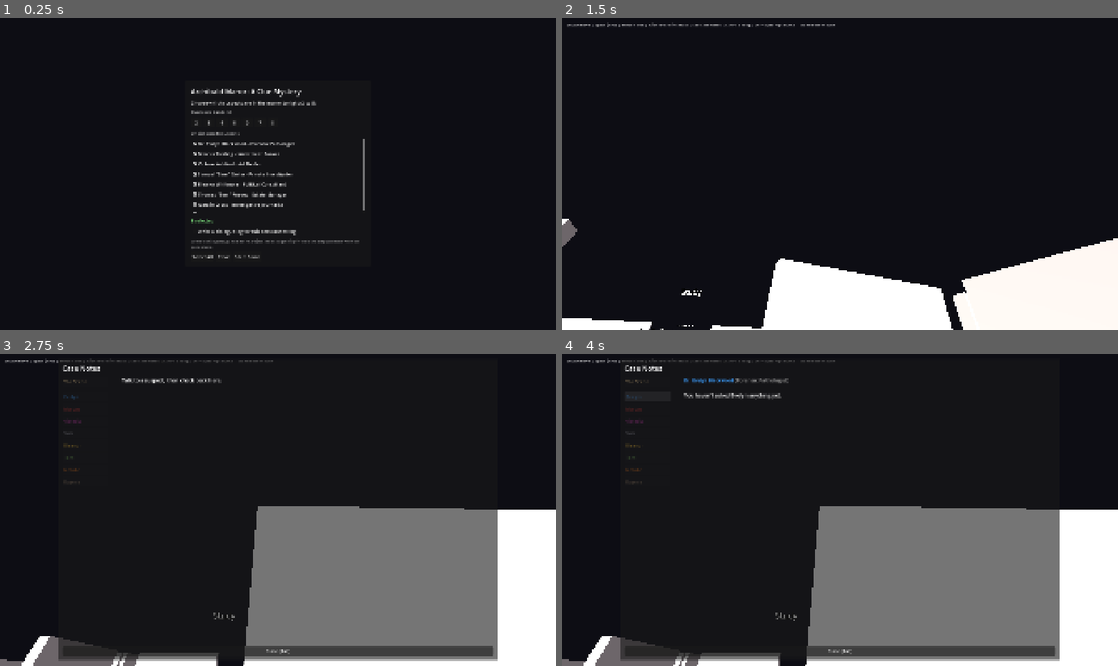
Above: before the commit, frames 1-4 (two rows, left to right).
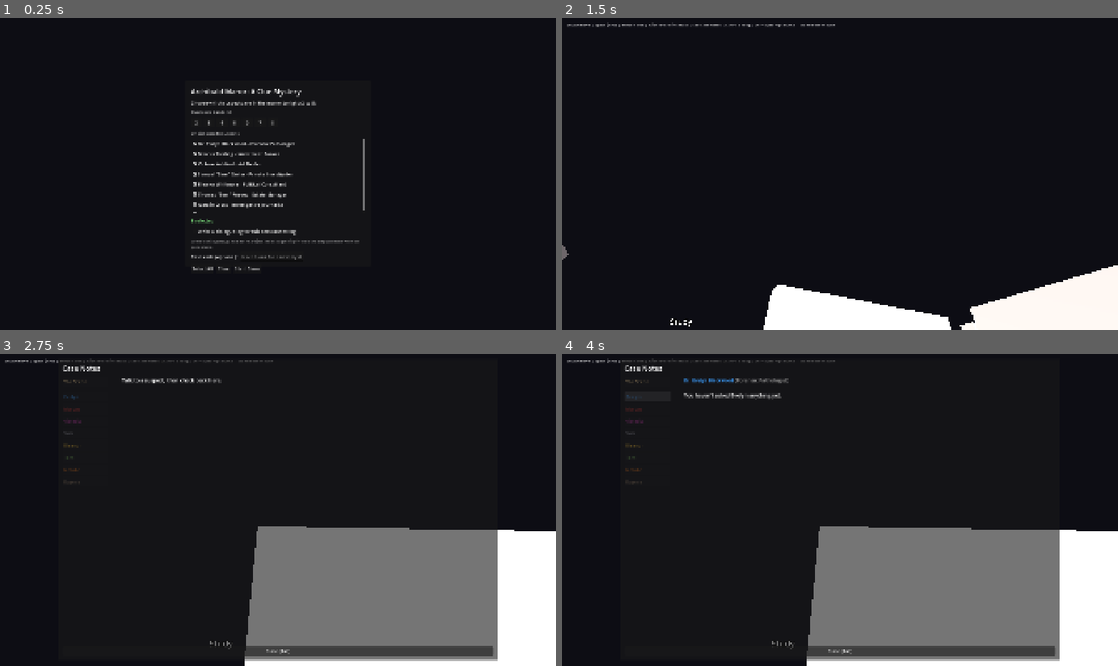
Above: after the commit, the same moments.

Repository: TylerHat/ArchibaldManorMystery
Game: Godot game, scene res://Scenes/Main.tscn
Two runs of this game, one before a commit and one after it. Both use one fixed random seed, a clock stepped at 60 frames per second and the inputs below.
Inputs (mouse positions are in pixels of both pictures, inside the frame that each line leads up to):
- Up to frame 1 (0.25 s): no input
- Up to frame 2 (1.5 s): click "Start Game" at 0.5 s; move the mouse to (867, 170) at 1.27 s; hold W (move_forward) from 1.28 s (still down); hold E (interact) from 1.28 s (still down); click (867, 170) at 1.42 s
- Up to frame 3 (2.75 s): keep holding W (move_forward); tap Space (jump) at 1.52, 2.27 s; move the mouse to (250, 510) at 2.02 s; release E (interact) at 2.03 s; tap Tab (toggle_notes) at 2.1 s
- Up to frame 4 (4 s): release W (move_forward) at 2.75 s; click "The Scene" at 2.75 s; click "Evelyn" at 3.5 s

The runs differ from the first frame. In frame 1, 0.2% of the frame differs, in the area x 34-55%, y 75-81%; in frame 2, 6.3%, in the area x 0-100%, y 64-100%; in frame 3, 5.5%; in frame 4, 5.5%.

Commit message:
polishing misc for playablility

Diff:
--- a/scripts/CaseGenerator.gd
+++ b/scripts/CaseGenerator.gd
@@ -433,8 +433,33 @@
 		if witnesses.is_empty():
 			continue
 
+		# Whose belonging is found at the scene. Half the time the murderer's;
+		# otherwise an innocent who genuinely passed through that room, so
+		# their explanation checks out and the item is a red herring rather
+		# than a lie the game is telling.
+		#
+		# Drawn from the case RNG rather than a global one on purpose: this is
+		# a fact of the mystery, not set dressing, so replaying a case code has
+		# to produce the same item. Anything the player reasons about belongs
+		# in here.
+		var item_candidates := []
+		for pid in innocents:
+			if Array(true_paths[pid]).has(murder_room):
+				item_candidates.append(pid)
+		# Weighted 4-in-5 toward the innocent, not a straight coin flip. An
+		# innocent only passes through the murder room in about 64% of cases,
+		# so every time there's no candidate this falls back to the murderer -
+		# an even flip on top of that lands at 69% murderer overall, which
+		# makes the item close to a pointer at the killer. Leaning the other
+		# way brings it back to roughly 50/50, which is what a red herring
+		# needs to be: informative, but not something you can act on alone.
+		var evidence_owner := murderer
+		if not item_candidates.is_empty() and rng.randi() % 5 != 0:
+			evidence_owner = String(item_candidates[rng.randi() % item_candidates.size()])
+
 		return {
 			"murderer_id": murderer,
+			"evidence_owner_id": evidence_owner,
 			"murder_slot": murder_slot,
 			"murder_room": murder_room,
 			"weapon": weapon,
--- a/scripts/CrimeScene.gd
+++ b/scripts/CrimeScene.gd
@@ -136,22 +136,9 @@
 ## earlier in the evening and can say so truthfully. That ambiguity is the
 ## point - physical evidence should start a conversation, not end the game.
 static func _build_personal_item(main: Node3D, root: Node3D, case: Dictionary, pos: Vector3) -> void:
-	var murderer := String(case["murderer_id"])
-	var owner_id := murderer
-
-	var innocents_seen := []
-	for pid in case["true_paths"].keys():
-		if String(pid) == murderer:
-			continue
-		if Array(case["true_paths"][pid]).has(String(case["murder_room"])):
-			innocents_seen.append(String(pid))
-
-	# Coin flip, but only when there's an innocent whose presence in this room
-	# is genuine - planting an item belonging to someone who was never here
-	# would be a lie the game itself is telling.
-	if not innocents_seen.is_empty() and randi() % 2 == 0:
-		owner_id = String(innocents_seen[randi() % innocents_seen.size()])
-
+	# Chosen by the generator, not here, so that replaying a case code produces
+	# the same item - it's a clue the player reasons about, not decoration.
+	var owner_id := String(case.get("evidence_owner_id", case["murderer_id"]))
 	var item := String(PERSONAL_ITEMS.get(owner_id, "a personal effect"))
 	var node: StaticBody3D = main.add_solid_box(root, "PersonalItem", Vector3(0.32, 0.1, 0.32), pos + Vector3(0, 0.05, 0), ITEM_COLOR)
 	var t := "%s, on the floor near the body.\n\n" % _capitalise(item)
--- a/scripts/DialogueLog.gd
+++ b/scripts/DialogueLog.gd
@@ -77,6 +77,7 @@
 
 	var out := "# Archibald Manor - Dialogue Log\n\n"
 	out += "- **Generated:** %s\n" % Time.get_datetime_string_from_system(false, true)
+	out += "- **Case code:** `%s` (paste on the selection screen to replay this exact case)\n" % gm.case_code()
 	out += "- **Model:** `%s`\n" % gm.OLLAMA_MODEL
 	out += "- **Context window:** %d tokens\n" % gm.OLLAMA_NUM_CTX
 	out += "- **Murderer (ground truth):** %s\n" % String(murderer.get("name", "?"))
@@ -88,7 +89,70 @@
 	out += "> section header, because a line can only be called a hallucination against what\n"
 	out += "> that character was actually told. Check every claim against the briefing and\n"
 	out += "> against who was present.\n\n"
+	out += _truth_table(gm)
 	out += "---\n\n"
+	return out
+
+
+## The generated timeline, written out in full alongside the transcript.
+##
+## Without it a log is only half useful: you can see a suspect said they were
+## in the Study at ten, but not whether that was true, so there's no way to
+## tell a hallucination from an accurate answer weeks later. With it, every
+## claim in the transcript below can be checked against a single table.
+static func _truth_table(gm) -> String:
+	var case: Dictionary = gm.case_data
+	if case.is_empty():
+		return "_No generated case (fallback scenario in use)._\n\n"
+
+	var weapon: Dictionary = case["weapon"]
+	var ms := int(case["murder_slot"])
+	var out := "## Ground truth - what actually happened\n\n"
+	out += "- **Killed:** in the %s at %s, with %s\n" % [
+		String(case["murder_room"]), CaseGenerator.SLOT_TIMES[ms], String(weapon["name"])]
+	out += "- **Weapon normally kept in:** the %s\n" % String(weapon["home_room"])
+	out += "- **Method:** %s\n" % String(case["method"])
+	out += "- **The lie:** %s claims the %s for %s (really the %s)\n" % [
+		String(gm.get_character(String(case["murderer_id"])).get("short", "?")),
+		String(case["claimed_room"]),
+		CaseGenerator.block_time({"from_slot": int(case["diverge_from"]), "to_slot": int(case["diverge_to"])}),
+		String(case["true_paths"][case["murderer_id"]][ms])]
+	var wits := []
+	for wid in case["witness_ids"]:
+		wits.append(String(gm.get_character(String(wid)).get("short", wid)))
+	out += "- **Disproved by:** %s\n\n" % ", ".join(PackedStringArray(wits))
+
+	# Grid first - fastest way to check "was anyone else in that room?" - then
+	# the per-suspect account, which is the exact wording they were given and
+	# therefore what their answers should be compared against.
+	out += "### Where everyone was\n\n"
+	out += "| | %s |\n" % " | ".join(PackedStringArray(CaseGenerator.SLOT_TIMES))
+	out += "|---|%s\n" % "---|".repeat(CaseGenerator.SLOT_COUNT)
+	out += "| **%s** (victim) | %s |\n" % [gm.VICTIM_NAME, " | ".join(PackedStringArray(_cells(Array(case["victim_path"]), ms)))]
+	for id in gm.active_character_ids:
+		var sid := String(id)
+		var label := String(gm.get_character(sid).get("short", sid))
+		if sid == String(case["murderer_id"]):
+			label += " **(murderer)**"
+		out += "| %s | %s |\n" % [label, " | ".join(PackedStringArray(_cells(Array(case["true_paths"][sid]), -1)))]
+		if sid == String(case["murderer_id"]):
+			out += "| _...claims_ | %s |\n" % " | ".join(PackedStringArray(_cells(Array(case["claimed_paths"][sid]), -1)))
+	out += "\n"
+
+	out += "### The account each suspect was given\n\n"
+	out += "Anything they said that isn't in here is invented.\n\n"
+	for id in gm.active_character_ids:
+		var sid2 := String(id)
+		out += "**%s**\n\n```\n%s```\n\n" % [
+			String(gm.get_character(sid2).get("name", sid2)), gm.evening_account(sid2)]
+	return out
+
+
+static func _cells(path: Array, mark_slot: int) -> Array:
+	var out := []
+	for i in range(path.size()):
+		var cell := String(path[i])
+		out.append("**%s**" % cell if i == mark_slot else cell)
 	return out
 
 
--- a/scripts/GameManager.gd
+++ b/scripts/GameManager.gd
@@ -176,6 +176,14 @@
 var dialogue_log_enabled: bool = false
 var dialogue_log_path: String = "" # res:// or user:// path for this session, "" when off
 
+## Seed for this playthrough's case. Set from the selection screen to replay a
+## specific mystery; 0 means "pick a fresh one". Kept small (under a million)
+## purely so the shareable code is short enough to read aloud or type from a
+## screenshot - a million cases per cast is far more than anyone will play.
+const MAX_SEED := 1000000
+var case_seed: int = 0
+var requested_seed: int = 0 # 0 = generate a new one
+
 var murderer_id: String = ""
 var murder_weapon: String = ""
 var murder_time: String = ""
@@ -287,7 +295,16 @@
 	var ids := []
 	for c in pool:
 		ids.append(String(c["id"]))
-	case_data = CaseGenerator.generate(ids)
+
+	# Same seed + same cast = the same mystery, because the generator draws
+	# every decision from this one RNG. The cast is part of it: change who's in
+	# the house and the same seed produces something different, which is why
+	# the shareable code carries both (see case_code()).
+	case_seed = requested_seed if requested_seed > 0 else (randi() % MAX_SEED) + 1
+	requested_seed = 0 # one-shot; a later restart re-rolls unless asked again
+	var rng := RandomNumberGenerator.new()
+	rng.seed = case_seed
+	case_data = CaseGenerator.generate(ids, rng)
 
 	if case_data.is_empty():
 		push_warning("CaseGenerator failed - falling back to the fixed scenario.")
@@ -315,6 +332,7 @@
 		_histories[c["id"]] = [{"role": "system", "content": _build_system_prompt(c["id"])}]
 
 	var mc := get_character(murderer_id)
+	print("[DEBUG] Case code: %s  (paste this on the selection screen to replay this exact mystery)" % case_code())
 	print("[DEBUG] Murderer this game: %s (id=%s) - used %s in %s, %s. Press Ctrl+1 in-game for the full timeline." % [mc.get("name", "?"), murderer_id, murder_weapon, murder_room, murder_time])
 	if not case_data.is_empty():
 		print("[DEBUG] Weapon kept in the %s. %s claims the %s; disproved by %d witness(es). Generated in %d attempt(s)." % [
@@ -348,6 +366,53 @@
 		if active_character_ids.has(c["id"]):
 			out.append(c)
 	return out
+
+
+# ------------------------------------------------------------- case codes --
+
+## "482913-171" - the seed, then a bitmask of which suspects were in the house.
+##
+## The cast has to be in the code. The generator makes every decision from one
+## RNG, so the same seed with a different set of suspects produces a completely
+## different mystery - a seed on its own would look reproducible and quietly
+## not be. Encoding both means one string restores the exact case.
+func case_code() -> String:
+	var mask := 0
+	for i in range(CHARACTERS.size()):
+		if active_character_ids.has(String(CHARACTERS[i]["id"])):
+			mask |= 1 << i
+	return "%d-%d" % [case_seed, mask]
+
+
+## Parses a code back into {"seed": int, "ids": Array}. Returns {} if it can't
+## be read, so the caller can just ignore bad input rather than validating it
+## twice. A bare seed with no cast is accepted too - the player keeps whatever
+## suspects they've ticked.
+func parse_case_code(code: String) -> Dictionary:
+	var text := code.strip_edges()
+	if text == "":
+		return {}
+	var parts := text.split("-")
+	if parts.size() > 2:
+		return {}
+	if not String(parts[0]).is_valid_int():
+		return {}
+	var out_seed := int(String(parts[0]))
+	if out_seed <= 0 or out_seed >= MAX_SEED:
+		return {}
+	if parts.size() == 1:
+		return {"seed": out_seed, "ids": []}
+
+	if not String(parts[1]).is_valid_int():
+		return {}
+	var mask := int(String(parts[1]))
+	var ids := []
+	for i in range(CHARACTERS.size()):
+		if mask & (1 << i):
+			ids.append(String(CHARACTERS[i]["id"]))
+	if ids.size() < 2:
+		return {}
+	return {"seed": out_seed, "ids": ids}
 
 
 ## Records a piece of evidence the first time the detective examines it.
--- a/scripts/Main.gd
+++ b/scripts/Main.gd
@@ -142,6 +142,8 @@
 var selection_count_label: Label
 var selection_start_button: Button
 var selection_log_checkbox: CheckBox
+var selection_seed_input: LineEdit
+var selection_seed_status: Label
 
 
 func _ready() -> void:
@@ -285,6 +287,36 @@
 	log_hint.add_theme_color_override("font_color", Color(1, 1, 1, 0.55))
 	vbox.add_child(log_hint)
 
+	# Case code. Blank means a fresh mystery, which is the normal path - this
+	# is for replaying one you liked, or handing me one that went wrong.
+	var code_row := HBoxContainer.new()
+	code_row.add_theme_constant_override("separation", 8)
+	vbox.add_child(code_row)
+
+	var code_label := Label.new()
+	code_label.text = "Case code (optional):"
+	code_row.add_child(code_label)
+
+	selection_seed_input = LineEdit.new()
+	selection_seed_input.placeholder_text = "leave blank for a new mystery"
+	selection_seed_input.custom_minimum_size = Vector2(220, 0)
+	selection_seed_input.tooltip_text = "Paste a code from a previous game to play that exact case again - same murderer, same schedules, same weapon. The code includes which suspects were in the house, so it will re-tick them for you."
+	selection_seed_input.text_changed.connect(_on_seed_input_changed)
+	code_row.add_child(selection_seed_input)
+
+	selection_seed_status = Label.new()
+	selection_seed_status.add_theme_font_size_override("font_size", 12)
+	code_row.add_child(selection_seed_status)
+
+	# The code from the game you just finished, so "that was a good one" is
+	# recoverable after the fact rather than needing foresight.
+	if GameManager.case_seed > 0:
+		var last := Label.new()
+		last.text = "Last case: %s" % GameManager.case_code()
+		last.add_theme_font_size_override("font_size", 12)
+		last.add_theme_color_override("font_color", Color(1, 1, 1, 0.55))
+		vbox.add_child(last)
+
 	var button_row := HBoxContainer.new()
 	button_row.add_theme_constant_override("separation", 10)
 	vbox.add_child(button_row)
@@ -305,6 +337,28 @@
 	button_row.add_child(selection_start_button)
 
 	_update_selection_count()
+
+
+## Live feedback as the code is typed, and - the useful part - re-ticking the
+## suspects the code was generated with. Getting the cast wrong silently
+## produces a different mystery under the same seed, so it can't be left to the
+## player to remember who was in the house.
+func _on_seed_input_changed(text: String) -> void:
+	if text.strip_edges() == "":
+		selection_seed_status.text = ""
+		return
+	var parsed := GameManager.parse_case_code(text)
+	if parsed.is_empty():
+		selection_seed_status.text = "not a valid code"
+		selection_seed_status.add_theme_color_override("font_color", Color(1, 0.5, 0.5))
+		return
+	selection_seed_status.text = "ok"
+	selection_seed_status.add_theme_color_override("font_color", Color(0.5, 1, 0.6))
+	var ids: Array = parsed["ids"]
+	if not ids.is_empty():
+		for id in selection_checkboxes.keys():
+			selection_checkboxes[id].button_pressed = ids.has(String(id))
+		_update_selection_count()
 
 
 func _random_select(n: int) -> void:
@@ -355,6 +409,16 @@
 	if selection_log_checkbox != null:
 		GameManager.dialogue_log_enabled = selection_log_checkbox.button_pressed
 	selection_log_checkbox = null
+
+	# An unreadable code is ignored rather than blocking the button - the
+	# status label next to the field already said so while it was being typed.
+	GameManager.requested_seed = 0
+	if selection_seed_input != null:
+		var parsed := GameManager.parse_case_code(selection_seed_input.text)
+		if not parsed.is_empty():
+			GameManager.requested_seed = int(parsed["seed"])
+	selection_seed_input = null
+	selection_seed_status = null
 
 	selection_layer.queue_free()
 	selection_layer = null
@@ -2321,8 +2385,8 @@
 
 func _refresh_debug_label() -> void:
 	var c := GameManager.get_character(GameManager.murderer_id)
-	var t := "[DEBUG] Murderer: %s\nWeapon: %s\nWhere: %s\nWhen: %s" % [
-		String(c.get("name", "?")), GameManager.murder_weapon,
+	var t := "[DEBUG] Case %s\nMurderer: %s\nWeapon: %s\nWhere: %s\nWhen: %s" % [
+		GameManager.case_code(), String(c.get("name", "?")), GameManager.murder_weapon,
 		GameManager.murder_room, GameManager.murder_time]
 
 	# The whole truth table, so a suspect's answer can be checked against what
Not shown, changed: PLAN_ProceduralCases.md
Not shown, changed: README.md
Not shown, changed: TESTING_Phase2_3.md
